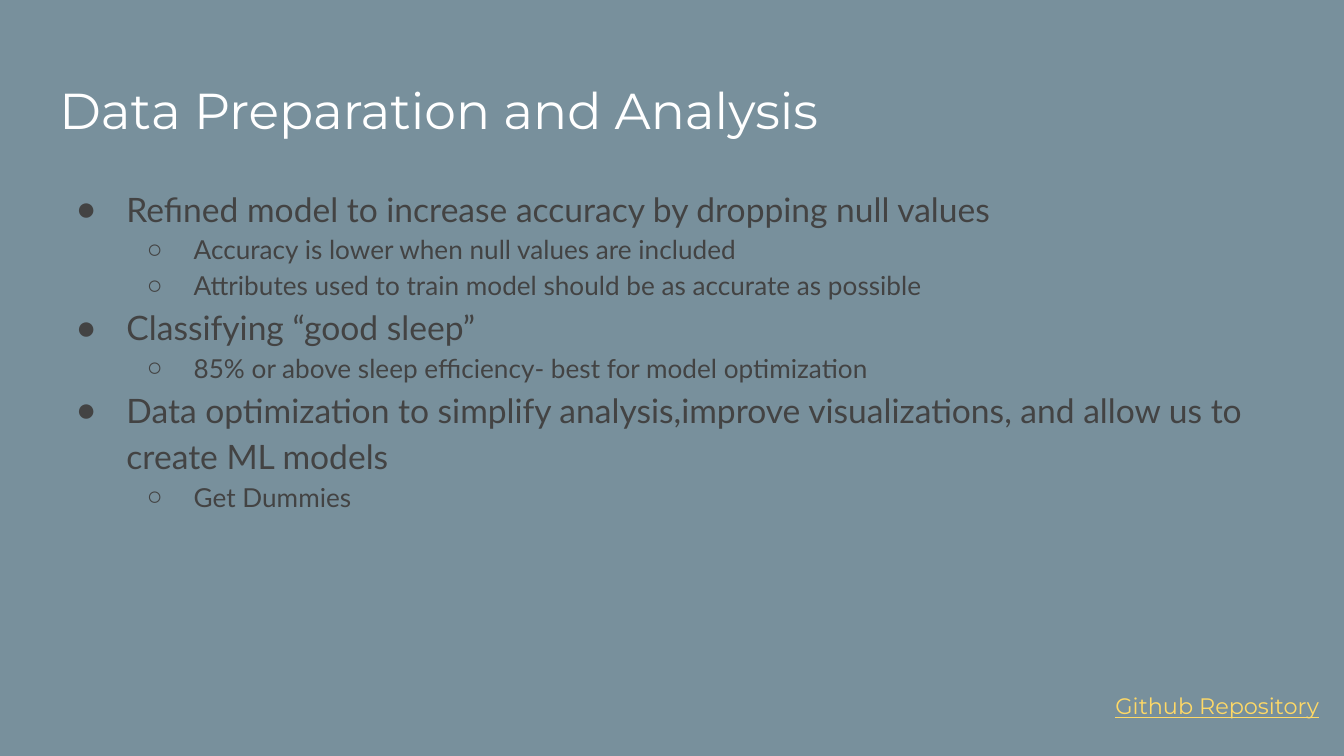
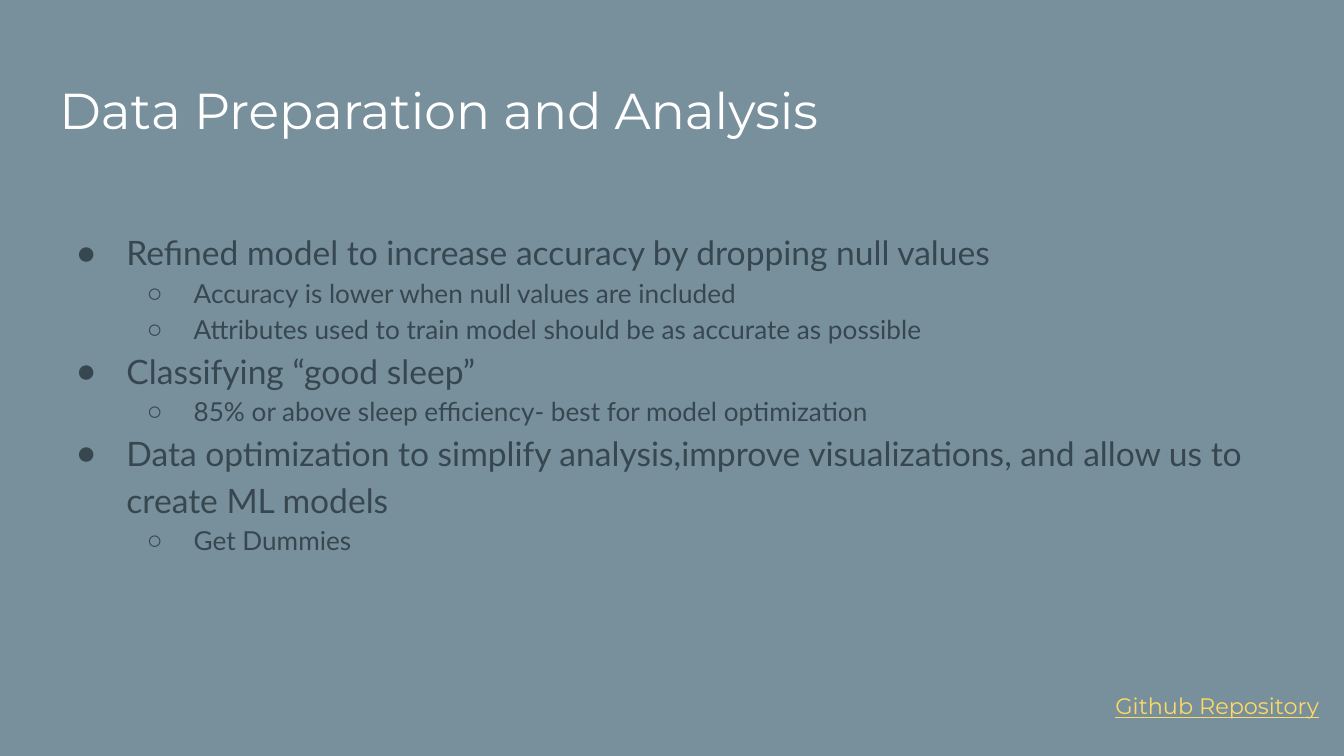
Before and after one commit to IB2MS/Project_4, a slide deck: slide 4 of Sleep Efficiency Analysis and Modeling.pptx. Drawn at 1344x756 pixels with LibreOffice and Linux fonts; fonts in the diff are those of the drawing. Boxes give left, top, right and bottom in pixels: in the first picture for what was removed or moved away, otherwise in the second. Text is boxed around its words. In the diff, an @@ line names an element or a change of style, - is before the commit and + after.

```diff
--- a/Sleep Efficiency Analysis and Modeling.pptx
+++ b/Sleep Efficiency Analysis and Modeling.pptx
@@ text "Refined model to increase accuracy ..." moved from (x1=126, y1=197, x2=1242, y2=507) to (x1=126, y1=240, x2=1242, y2=550) @@
@@ text "Refined model to increase accuracy ..." at (x1=126, y1=240, x2=1242, y2=550): text colour #434343 to #37474F; bullet colour #434343 to #37474F @@
```
Also in this commit, not shown: 9 other slides changed, 3 slides added, 1 slide removed.
